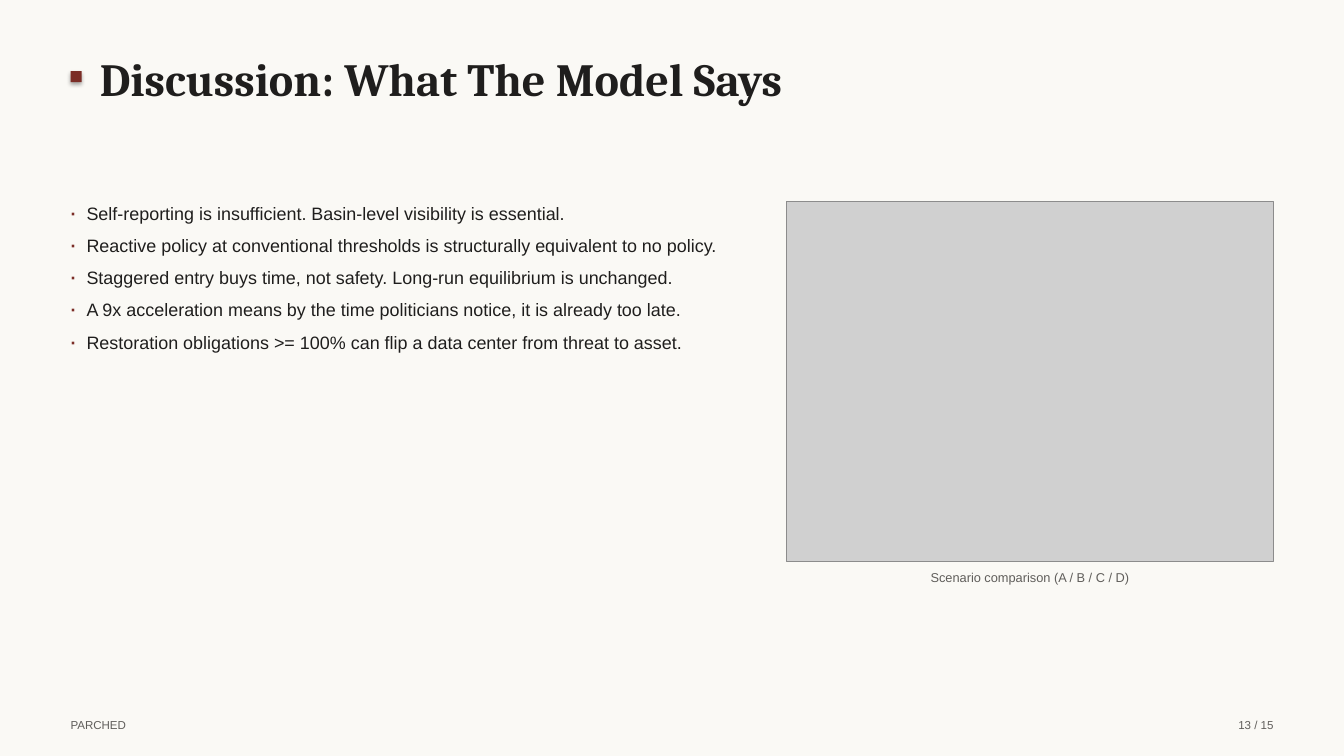
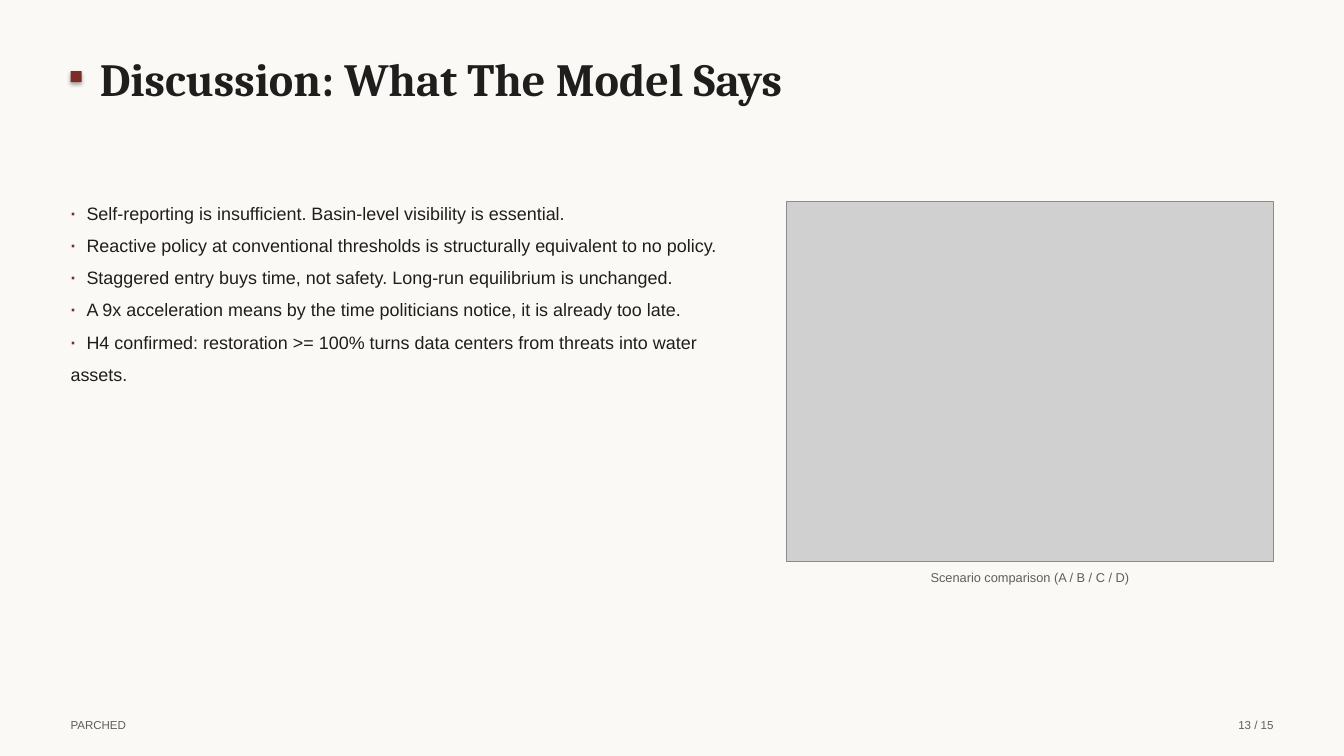
Before and after one commit to cup-noodlehS/ABM-project, a slide deck: slide 13 of presentation/PARCHED_final.pptx. Drawn at 1344x756 pixels with LibreOffice and Linux fonts; fonts in the diff are those of the drawing; grey boxes stand for pictures. Boxes give left, top, right and bottom in pixels: in the first picture for what was removed or moved away, otherwise in the second. Text is boxed around its words. In the diff, an @@ line names an element or a change of style, - is before the commit and + after.

```diff
--- a/presentation/PARCHED_final.pptx
+++ b/presentation/PARCHED_final.pptx
@@ text at [71,336,697,381]: text changed @@
-· Restoration obligations >= 100% can flip a data center from threat to asset.
+· H4 confirmed: restoration >= 100% turns data centers from threats into water assets.
```
Also in this commit, not shown: 3 other slides changed, 2 other files.
